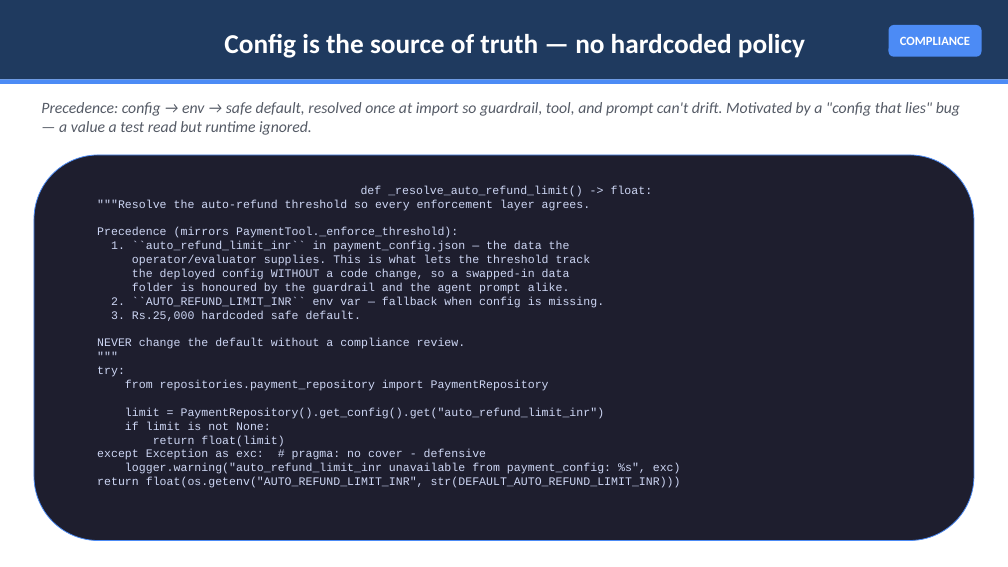
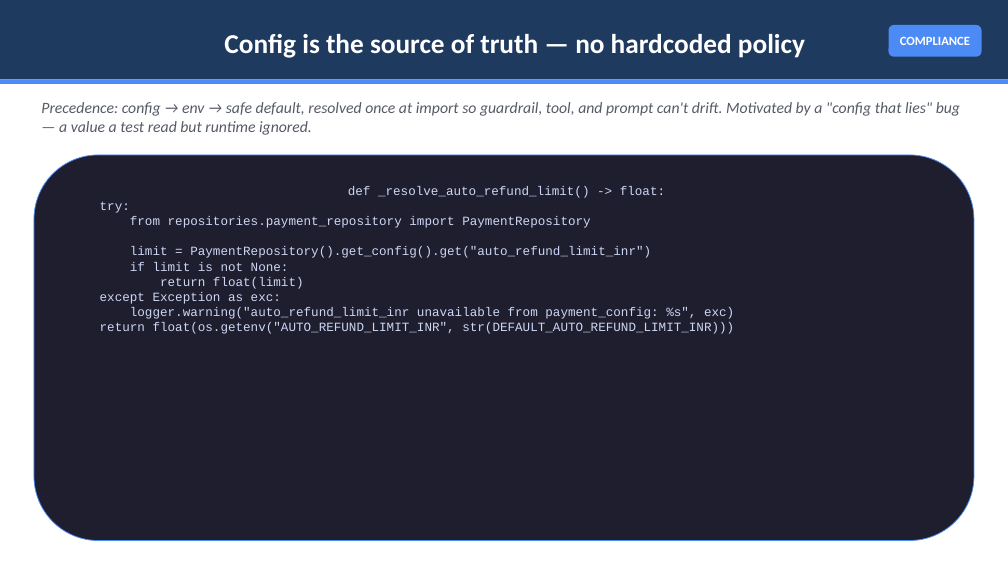
Before and after one commit to harsh-fr/atlascare, a slide deck: slide 5 of AtlasCare_Debrief.pptx. Drawn at 1008x567 pixels with LibreOffice and Linux fonts; fonts in the diff are those of the drawing. Boxes give left, top, right and bottom in pixels: in the first picture for what was removed or moved away, otherwise in the second. Text is boxed around its words. In the diff, an @@ line names an element or a change of style, - is before the commit and + after.

```diff
--- a/AtlasCare_Debrief.pptx
+++ b/AtlasCare_Debrief.pptx
@@ text in rounded rectangle at <box>97,200,605,349</box>: paragraphs removed @@
-"""Resolve the auto-refund threshold so every enforcement layer agrees.
-Precedence (mirrors PaymentTool._enforce_threshold):
-1. ``auto_refund_limit_inr`` in payment_config.json — the data the
-operator/evaluator supplies. This is what lets the threshold track
-the deployed config WITHOUT a code change, so a swapped-in data
-folder is honoured by the guardrail and the agent prompt alike.
-2. ``AUTO_REFUND_LIMIT_INR`` env var — fallback when config is missing.
-3. Rs.25,000 hardcoded safe default.
-NEVER change the default without a compliance review.
-"""
@@ text in rounded rectangle at <box>100,186,734,334</box>: size 11 to 12 pt @@
@@ text in rounded rectangle at <box>100,292,281,304</box>: text changed; size 11 to 12 pt @@
-except Exception as exc: # pragma: no cover - defensive
+except Exception as exc:
```
Also in this commit, not shown: 4 other slides changed, 1 slide added.
